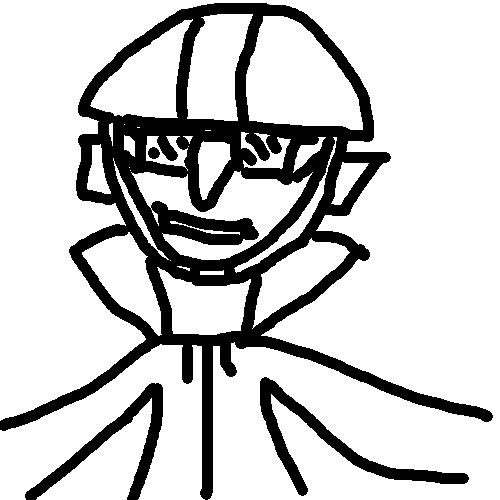
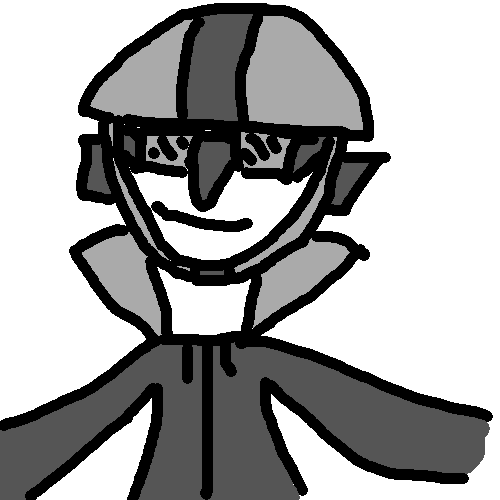
Layer changes from the first 500 x 500 image to the second:
hid "mouth" over [158, 203, 259, 245]
painted on "vector" over [0, 14, 490, 500]
hid "Background" over [0, 14, 490, 500]
